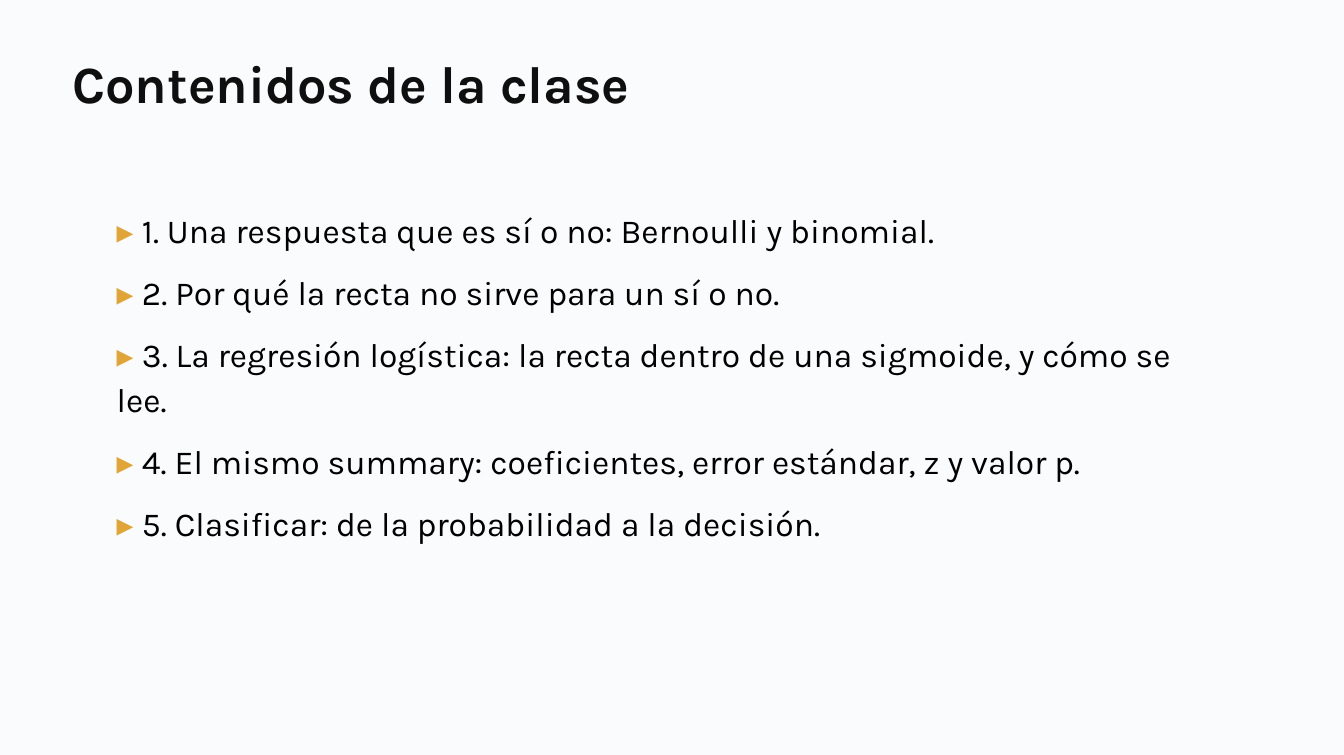
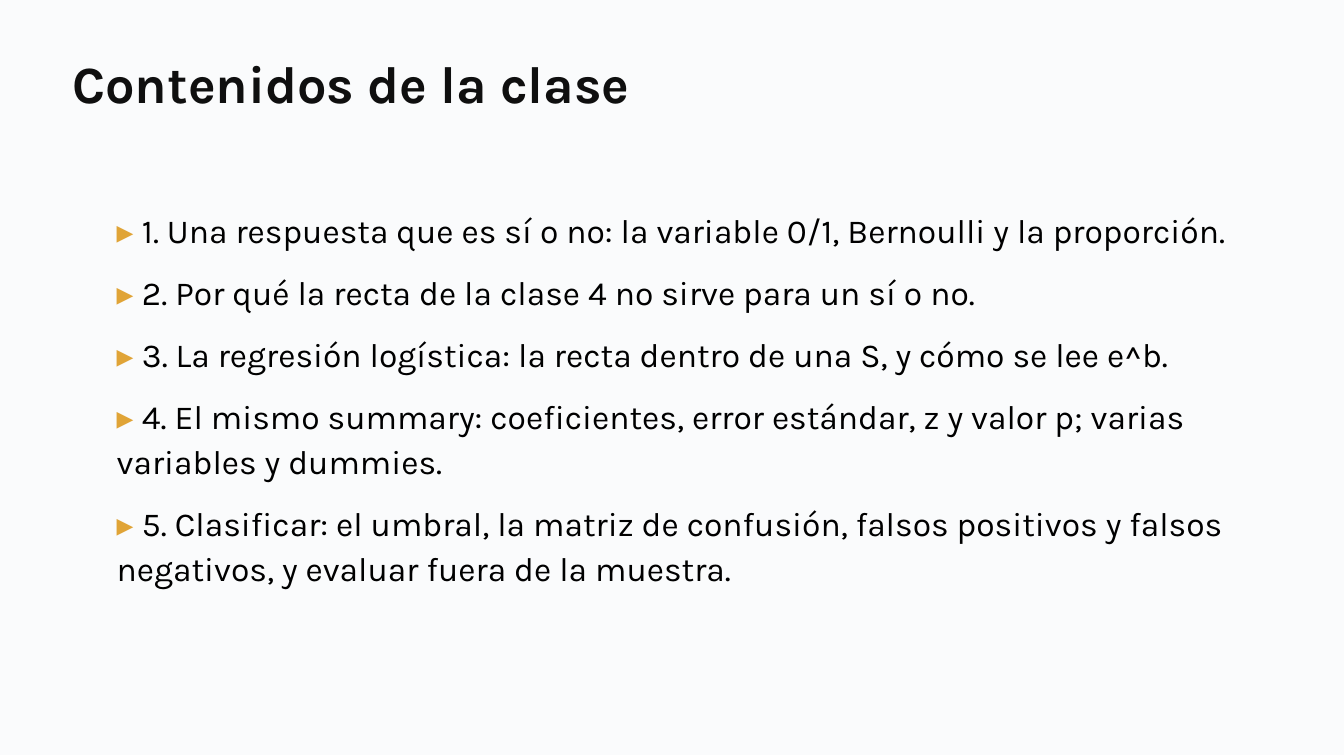
Before and after one commit to daniopitz/diplomado-cdd, a slide deck: slide 3 of presentaciones/clase06_regresion_logistica.pptx (slide 2 before the commit). Drawn at 1344x755 pixels with LibreOffice and Linux fonts; fonts in the diff are those of the drawing. Boxes give left, top, right and bottom in pixels: in the first picture for what was removed or moved away, otherwise in the second. Text is boxed around its words. In the diff, an @@ line names an element or a change of style, - is before the commit and + after.

```diff
--- a/presentaciones/clase06_regresion_logistica.pptx
+++ b/presentaciones/clase06_regresion_logistica.pptx
@@ text at (117, 217, 1225, 590): text changed @@
-▸ 1. Una respuesta que es sí o no: Bernoulli y binomial.
-▸ 2. Por qué la recta no sirve para un sí o no.
-▸ 3. La regresión logística: la recta dentro de una sigmoide, y cómo se lee.
-▸ 4. El mismo summary: coeficientes, error estándar, z y valor p.
-▸ 5. Clasificar: de la probabilidad a la decisión.
+▸ 1. Una respuesta que es sí o no: la variable 0/1, Bernoulli y la proporción.
+▸ 2. Por qué la recta de la clase 4 no sirve para un sí o no.
+▸ 3. La regresión logística: la recta dentro de una S, y cómo se lee e^b.
+▸ 4. El mismo summary: coeficientes, error estándar, z y valor p; varias variables y dummies.
+▸ 5. Clasificar: el umbral, la matriz de confusión, falsos positivos y falsos negativos, y evaluar fuera de la muestra.
```
Also in this commit, not shown: 5 other slides changed, 32 slides added, 5 slides removed, 7 other files.
